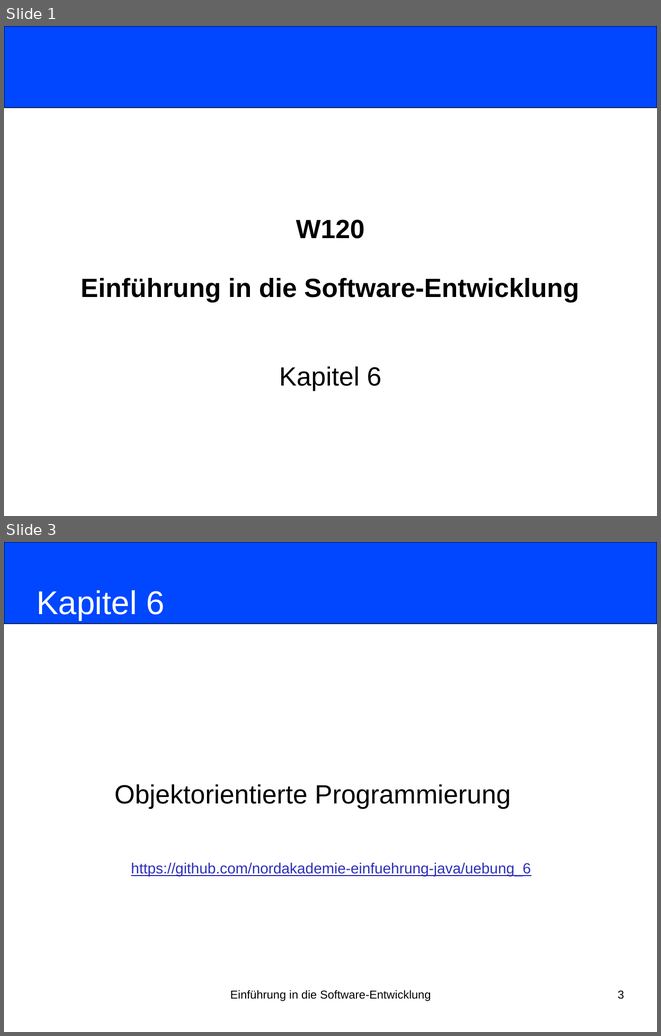
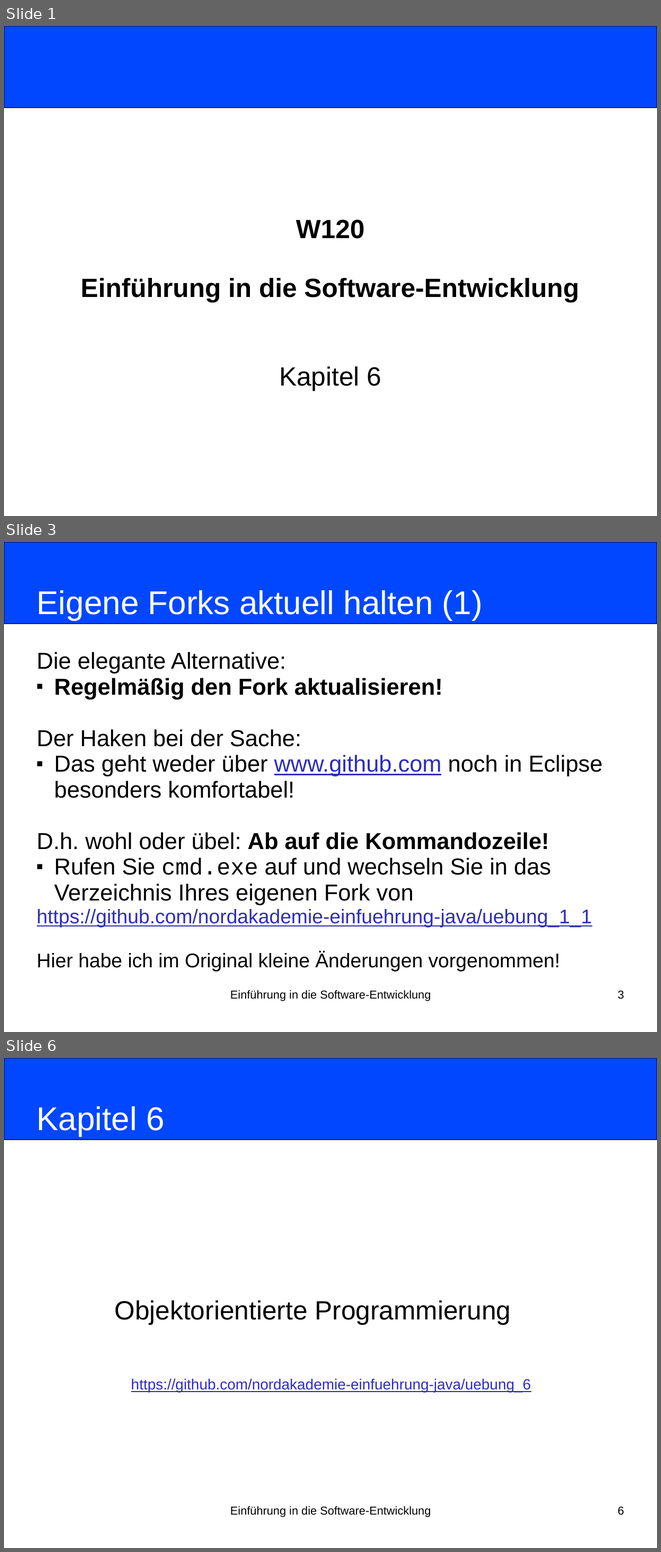
Before and after one commit to nordakademie-einfuehrung-java/vorlesungsskript, a slide deck: folien/Semester_03_Termin_07_Kapitel06.pptx. Shown one above the other, each under a label of ours: slides 1 and 3 before the commit, slides 1, 3 and 6 after it; the slides between them are not shown. The pictures are 661x1036 and 661x1552 pixels, drawn with LibreOffice and Linux fonts; fonts in the diff are those of the drawing. Boxes give left, top, right and bottom in pixels: in the first picture for what was removed or moved away, otherwise in the second. Text is boxed around its words. In the diff, an @@ line names an element or a change of style, - is before the commit and + after.

Commit message:
Switched git-cli intro with re-fork

```diff
--- a/folien/Semester_03_Termin_07_Kapitel06.pptx
+++ b/folien/Semester_03_Termin_07_Kapitel06.pptx
@@ slide 3 added at bbox=[4, 542, 657, 1032], background #FFFFFF @@
@@ rounded rectangle added at bbox=[4, 542, 657, 624], fill #0047FF, outline #000000 0.75 pt @@
@@ title added at bbox=[37, 590, 483, 620], 40 pt, text #FFFFFF @@
+Eigene Forks aktuell halten (1)
@@ subtitle added at bbox=[37, 652, 603, 971], 28 pt, text #000000 @@
+Die elegante Alternative:
+■ Regelmäßig den Fork aktualisieren!
+Der Haken bei der Sache:
+■ Das geht weder über www.github.com noch in Eclipse besonders komfortabel!
+D.h. wohl oder übel: Ab auf die Kommandozeile!
+■ Rufen Sie cmd.exe auf und wechseln Sie in das Verzeichnis Ihres eigenen Fork von
+https://github.com/nordakademie-einfuehrung-java/uebung_1_1
+Hier habe ich im Original kleine Änderungen vorgenommen!
@@ text added at bbox=[230, 990, 431, 1000], 14 pt, text #000000 @@
+Einführung in die Software-Entwicklung
@@ page number added at bbox=[618, 990, 624, 999], 14 pt, text #000000 @@
+3
@@ what was slide 3 is now slide 6 @@
@@ page number at bbox=[618, 1506, 624, 1515]: text changed @@
-3
+6
```
Also in this commit, not shown: 3 other slides added, 1 slide removed, 1 other file.
